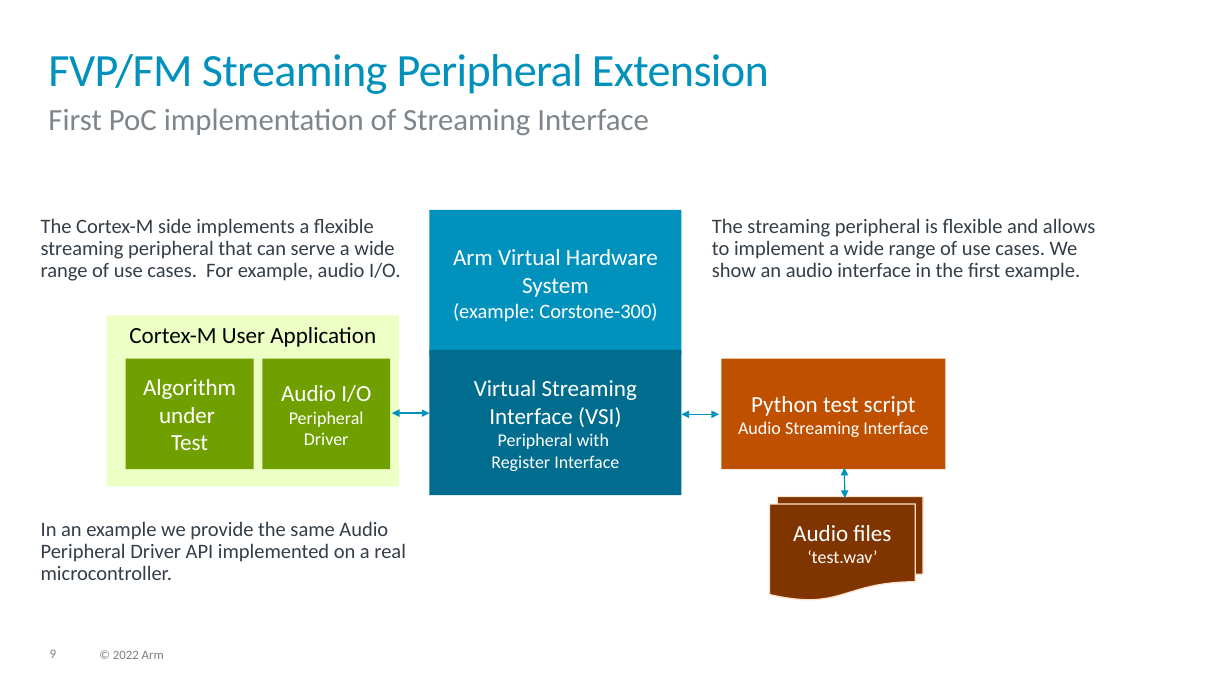
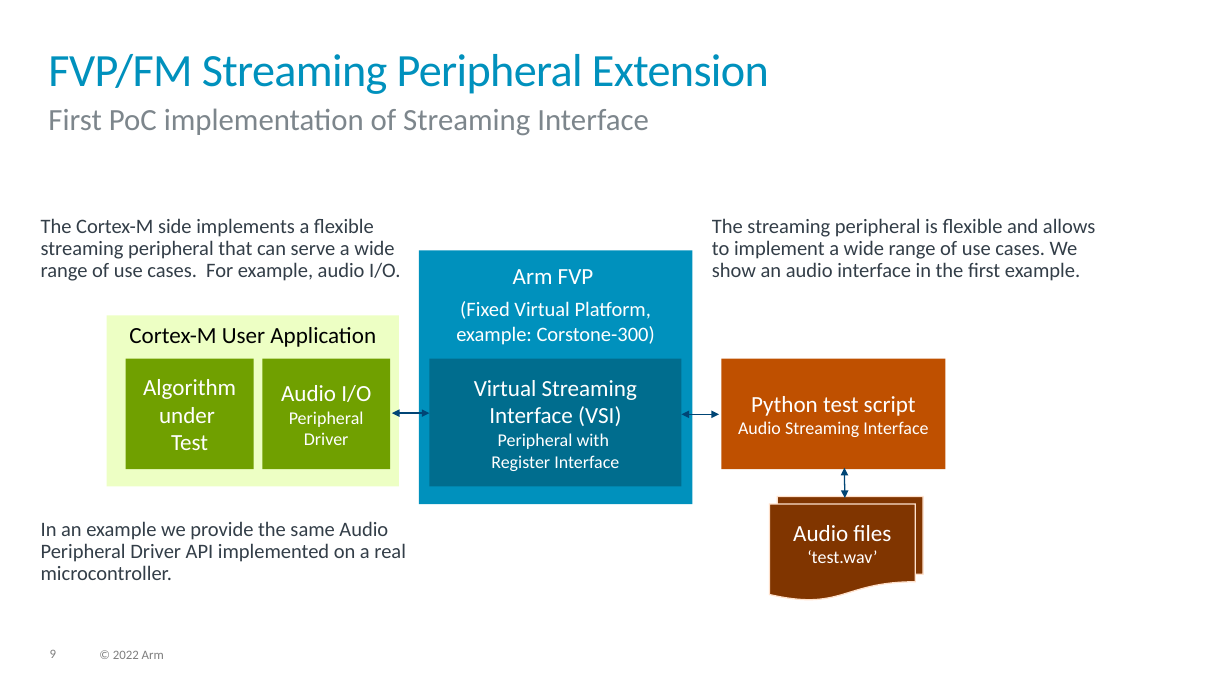
Before and after one commit to ARM-software/AVH, a slide deck: slide 9 of DoxyGen/overview/src/images/img_src.pptx. Drawn at 1232x693 pixels with LibreOffice and Linux fonts; fonts in the diff are those of the drawing; background and template pictures are left out. Boxes give left, top, right and bottom in pixels: in the first picture for what was removed or moved away, otherwise in the second. Text is boxed around its words. In the diff, an @@ line names an element or a change of style, - is before the commit and + after.

```diff
--- a/DoxyGen/overview/src/images/img_src.pptx
+++ b/DoxyGen/overview/src/images/img_src.pptx
@@ rectangle "Arm FVP": place and size @@
-rectangle "Arm FVP" at bbox=[430, 210, 682, 355]
+rectangle "Arm FVP" at bbox=[419, 250, 692, 505]
@@ text in rectangle at bbox=[456, 269, 655, 345]: text changed; size 18 to 16 pt @@
-Arm Virtual Hardware System
-(example: Corstone-300)
+Arm FVP
+(Fixed Virtual Platform,
+example: Corstone-300)
@@ rectangle "Virtual Streaming Interface (VSI) Peripheral ...": place and size @@
-rectangle "Virtual Streaming Interface (VSI) Peripheral ..." at bbox=[430, 350, 682, 495]
+rectangle "Virtual Streaming Interface (VSI) Peripheral ..." at bbox=[430, 359, 682, 486]
@@ double arrow (392, 413) - (430, 413): stroke #0091BD 1 pt to #004575 1 pt @@
@@ double arrow (681, 414) - (719, 414): stroke #0091BD 1 pt to #004575 1 pt @@
@@ double arrow (845, 498) - (845, 468): stroke #0091BD 1 pt to #004575 1 pt @@
```
Also in this commit, not shown: 6 other slides changed, 1 slide removed, 7 other files.
